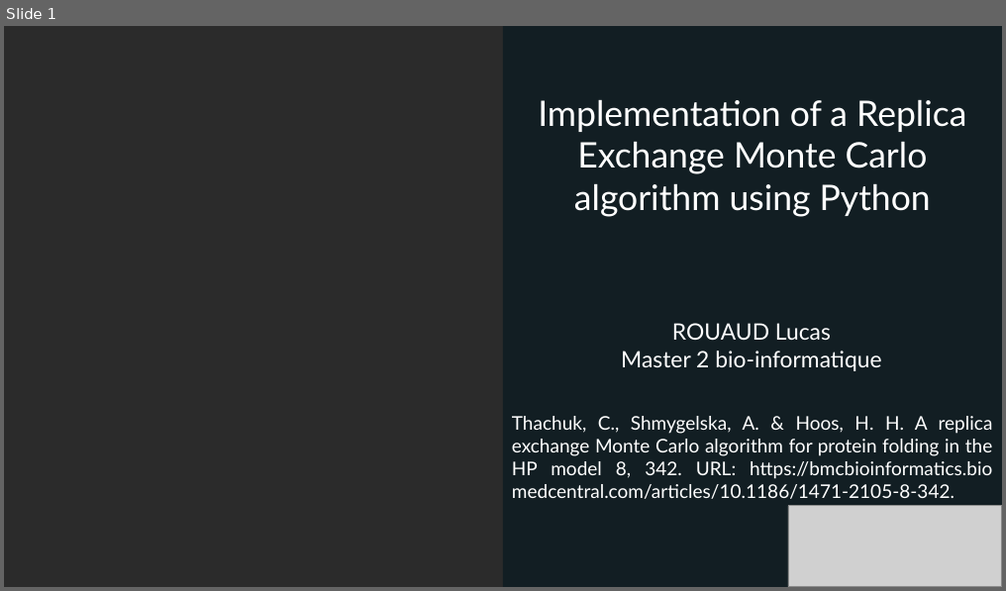
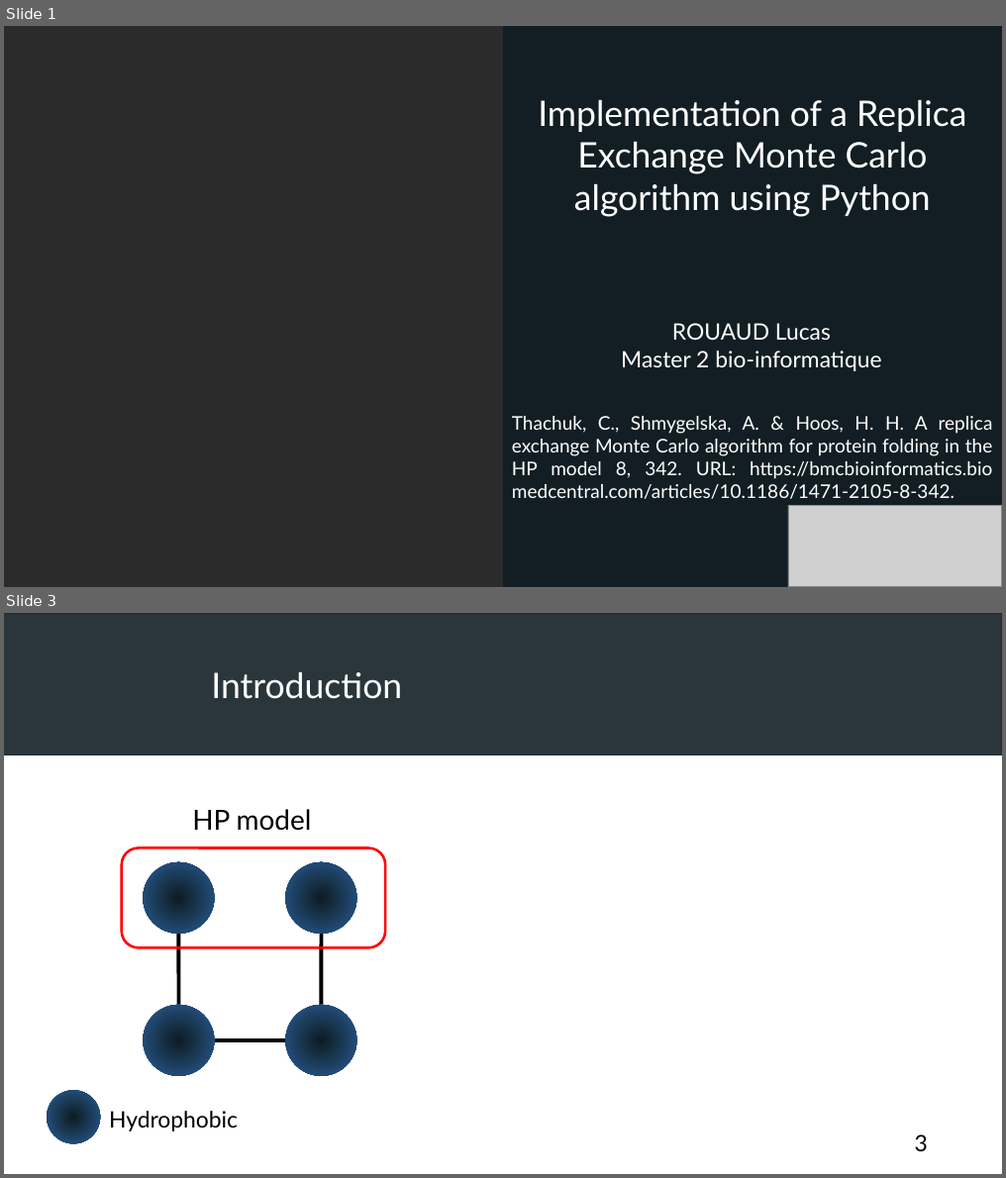
Before and after one commit to FilouPlains/PROJECT_PY_MONTE_CARLO, a slide deck: doc/presentation/ROUAUD_presentation.odp. Shown one above the other, each under a label of ours: slide 1 before the commit, slides 1 and 3 after it; the slides between them are not shown. The pictures are 1006x591 and 1006x1178 pixels, drawn with LibreOffice and Linux fonts; fonts in the diff are those of the drawing; grey boxes stand for pictures; background and template pictures are left out; a plain dark background stands for a picture behind light text. Boxes give left, top, right and bottom in pixels: in the first picture for what was removed or moved away, otherwise in the second. Text is boxed around its words. In the diff, an @@ line names an element or a change of style, - is before the commit and + after.

```diff
--- a/doc/presentation/ROUAUD_presentation.odp
+++ b/doc/presentation/ROUAUD_presentation.odp
@@ slide 3 added at box(4, 613, 1002, 1174), background #FFFFFF @@
@@ picture added at box(4, 613, 1002, 756) @@
@@ rectangle added at box(4, 613, 1002, 756), fill #0E1C22 at 85% opacity @@
@@ text added at box(211, 672, 402, 699), 28 pt, text #FFFFFF @@
+Introduction
@@ text added at box(192, 809, 312, 831), 22 pt, text #000000 @@
+HP model
@@ rounded rectangle added at box(122, 849, 385, 948), outline #FF0000 2.01 pt @@
@@ ellipse added at box(144, 862, 215, 935), fill gradient #0E1C22 to #2A6099 @@
@@ ellipse added at box(285, 862, 357, 935), fill gradient #0E1C22 to #2A6099 @@
@@ line added from (179, 934) to (179, 1005), #000000 3 pt @@
@@ line added from (321, 1005) to (321, 934), #000000 3 pt @@
@@ ellipse added at box(144, 1005, 215, 1076), fill gradient #0E1C22 to #2A6099 @@
@@ ellipse added at box(285, 1005, 357, 1076), fill gradient #0E1C22 to #2A6099 @@
@@ line added from (214, 1041) to (285, 1041), #000000 3 pt @@
@@ ellipse added at box(47, 1091, 100, 1145), fill gradient #0E1C22 to #2A6099 @@
@@ text added at box(109, 1111, 238, 1132), 18 pt, text #000000 @@
+Hydrophobic
@@ page number added at box(915, 1135, 928, 1152), 18 pt, text #000000 @@
+3
```
Also in this commit, not shown: 8 slides changed, 15 other slides added, 4 slides removed, 1 other file.
